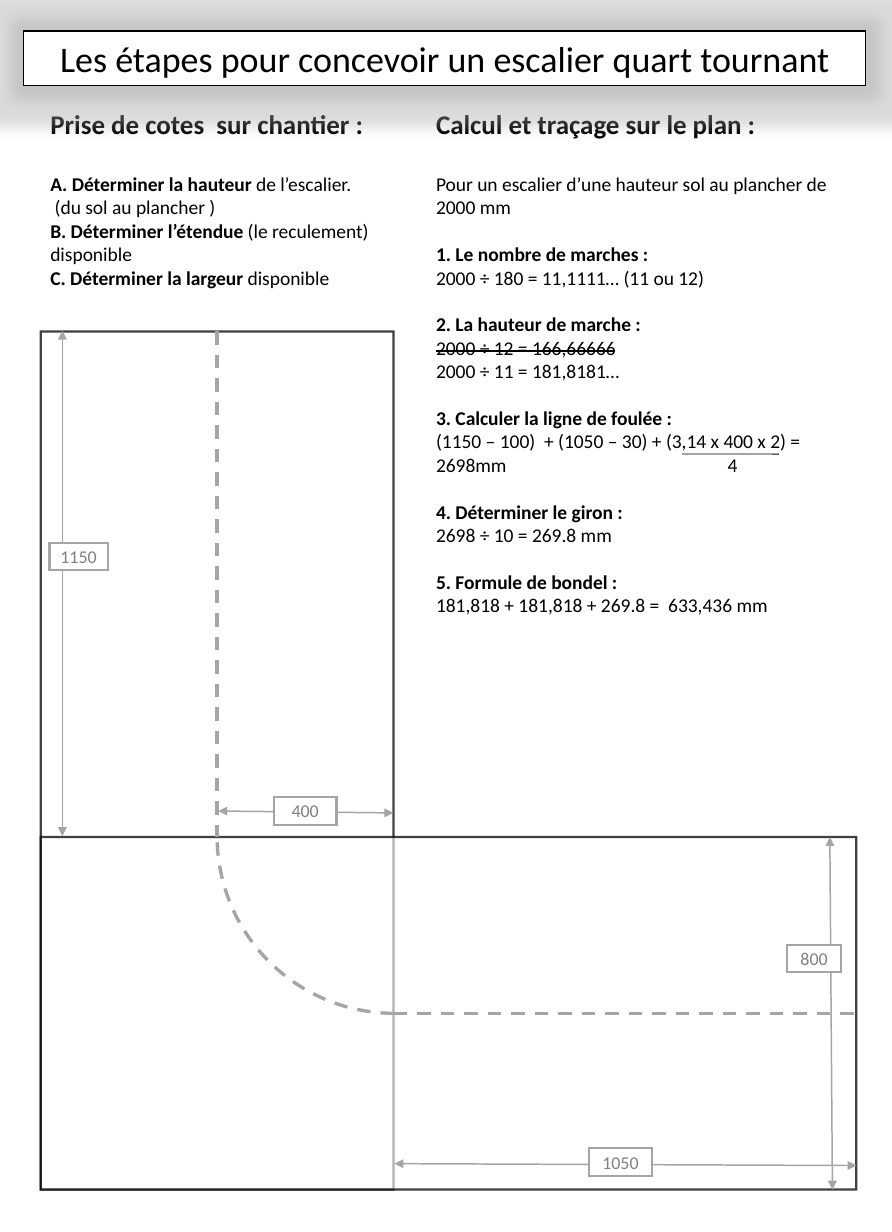
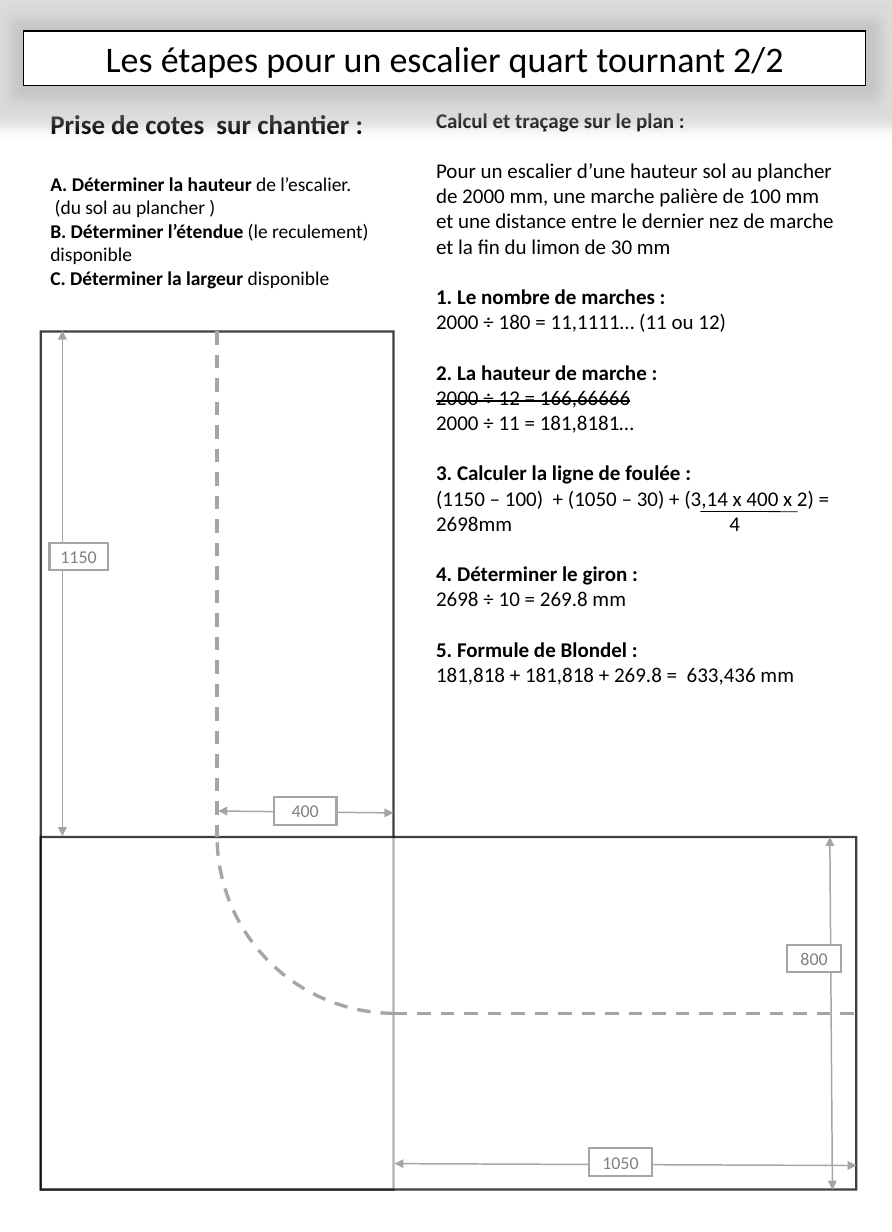
Before and after one commit to kduchevreuil/Cours-Menuiserie, a slide deck: slide 9 of Les escaliers.pptx. Drawn at 892x1232 pixels with LibreOffice and Linux fonts; fonts in the diff are those of the drawing. Boxes give left, top, right and bottom in pixels: in the first picture for what was removed or moved away, otherwise in the second. Text is boxed around its words. In the diff, an @@ line names an element or a change of style, - is before the commit and + after.

```diff
--- a/Les escaliers.pptx
+++ b/Les escaliers.pptx
@@ text in rectangle at box(106, 47, 783, 78): text changed @@
-Les étapes pour concevoir un escalier quart tournant
+Les étapes pour un escalier quart tournant 2/2
@@ text at box(436, 113, 814, 685): size 18 to 14 pt in "Calcul et traçage sur le plan :"; size 13 to 14 pt in "1. Le nombre de marches :", "2000 ÷ 180 = 11,1111… (11 ou ...", "2. La hauteur de marche :", "2000 ÷ 12 = 166,66666" and 6 more places @@
@@ text at box(436, 163, 833, 254): text changed; size 13 to 14 pt @@
-Pour un escalier d’une hauteur sol au plancher de 2000 mm
+Pour un escalier d’une hauteur sol au plancher de 2000 mm, une marche palière de 100 mm et une distance entre le dernier nez de marche et la fin du limon de 30 mm
@@ line moved from (682, 454) - (779, 454) to (700, 511) - (797, 511) @@
@@ text at box(436, 642, 628, 657): text changed; size 13 to 14 pt @@
-5. Formule de bondel :
+5. Formule de Blondel :
```
Also in this commit, not shown: 10 other slides changed, 3 slides added, 1 other file.
